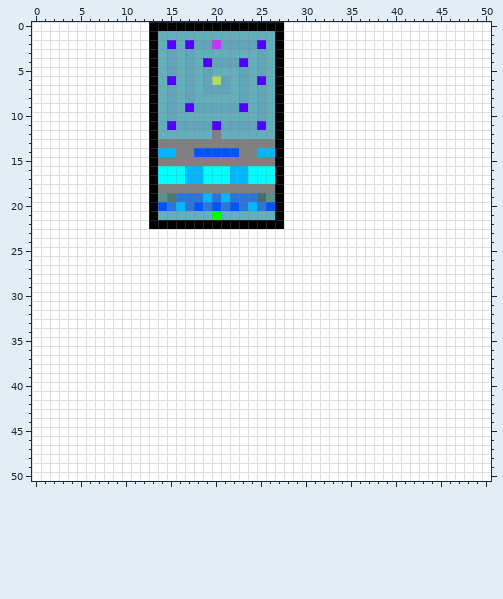
Pixel-art sprite, stored at Assets/GameData/Levels/Water_Sublevels/Painted_WaterLvls/water_lvl3.png. Above: the version before the commit.
The file is 51x51 pixels.
After:
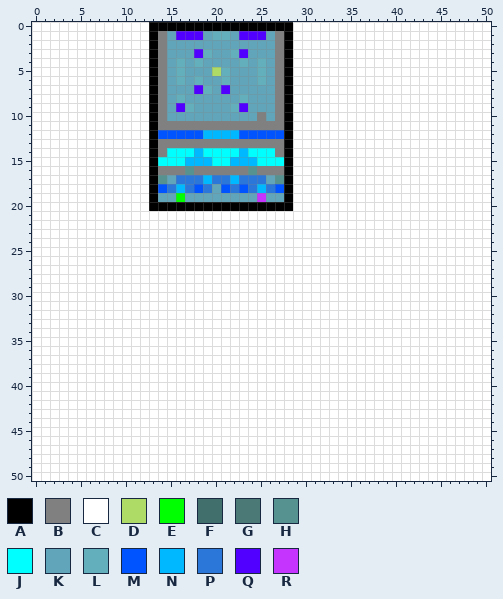
Palette (. is transparent): A #000000  B #808080  C #ffffff  D #addb65  E #00ff00  F #416f6c  G #4a7976  H #569390  J #00ffff  K #60a5ba  L #64afbc  M #0054ff  N #00b8ff  P #2b76d9  Q #5100ff  R #c534fe
Commit message: Ajustes balance grass (completo) y water (parcial)
The edit:
{"y":0,"x":28,"old":"C","new":"A"}
{"y":1,"x":14,"old":"LLLLLL","new":"BKQQQK"}
{"y":1,"x":22,"old":"LLLLLAC","new":"KQQQKBA"}
{"y":2,"x":14,"old":"LQLQ","new":"BKKK"}
{"y":2,"x":20,"old":"R","new":"K"}
{"y":2,"x":25,"old":"QLAC","new":"KKBA"}
{"y":3,"x":14,"old":"L","new":"B"}
{"y":3,"x":16,"old":"L","new":"K"}
{"y":3,"x":18,"old":"L","new":"Q"}
{"y":3,"x":20,"old":"LL","new":"KK"}
{"y":3,"x":23,"old":"LL","new":"QK"}
{"y":3,"x":26,"old":"LAC","new":"KBA"}
{"y":4,"x":14,"old":"L","new":"B"}
{"y":4,"x":19,"old":"Q","new":"K"}
{"y":4,"x":23,"old":"QLKLAC","new":"LKLKBA"}
{"y":5,"x":14,"old":"L","new":"B"}
{"y":5,"x":18,"old":"L","new":"K"}
{"y":5,"x":20,"old":"L","new":"D"}
{"y":5,"x":22,"old":"L","new":"K"}
{"y":5,"x":24,"old":"LKLAC","new":"KLKBA"}
{"y":6,"x":14,"old":"LQ","new":"BK"}
{"y":6,"x":20,"old":"DKL","new":"KLK"}
{"y":6,"x":24,"old":"LQLAC","new":"KLKBA"}
{"y":7,"x":14,"old":"L","new":"B"}
{"y":7,"x":16,"old":"L","new":"K"}
{"y":7,"x":18,"old":"LK","new":"QL"}
{"y":7,"x":21,"old":"KL","new":"QK"}
{"y":7,"x":24,"old":"L","new":"K"}
{"y":7,"x":26,"old":"LAC","new":"KBA"}
{"y":8,"x":14,"old":"L","new":"B"}
{"y":8,"x":18,"old":"LLLLLKL","new":"KKKKKLK"}
{"y":8,"x":26,"old":"LAC","new":"KBA"}
{"y":9,"x":14,"old":"L","new":"B"}
{"y":9,"x":16,"old":"LQ","new":"QL"}
{"y":9,"x":22,"old":"K","new":"L"}
{"y":9,"x":24,"old":"L","new":"K"}
{"y":9,"x":26,"old":"LAC","new":"KBA"}
{"y":10,"x":14,"old":"L","new":"B"}
{"y":10,"x":16,"old":"LLLLLLLLLKLAC","new":"KKKKKKKKKBKBA"}
{"y":11,"x":14,"old":"LQKKKKQKKKKQLAC","new":"BBBBBBBBBBBBBBA"}
{"y":12,"x":14,"old":"LLLLLLBLLLLLLAC","new":"MMMMMNNNNMMMMMA"}
{"y":13,"x":27,"old":"AC","new":"BA"}
{"y":14,"x":14,"old":"NNBBMMMMMBBNNAC","new":"BJJJNJJJJNJJJBA"}
{"y":15,"x":14,"old":"BBBBBBBBBBBBBAC","new":"JJJNNNJJNNNJJJA"}
{"y":16,"x":14,"old":"JJJNNJJJNNJJJAC","new":"BBBHBBBBBBHBBBA"}
{"y":17,"x":14,"old":"JJJNNJJJ","new":"HKPPPNPP"}
{"y":17,"x":23,"old":"NJJJAC","new":"PPPKHA"}
{"y":18,"x":14,"old":"BBBBBBBBBBBBBAC","new":"MPNPMPKMPMPNPMA"}
{"y":19,"x":14,"old":"HGPPPNPNPPPFHAC","new":"KKEKKKKKKKKRKKA"}
{"y":20,"x":14,"old":"MPNPMPMPMPNPM","new":"AAAAAAAAAAAAA"}
{"y":20,"x":28,"old":"C","new":"A"}
{"y":21,"x":13,"old":"ALLLLLLELLLLLLA","new":"CCCCCCCCCCCCCCC"}
{"y":22,"x":13,"old":"AAAAAAAAAAAAAAA","new":"CCCCCCCCCCCCCCC"}
{"label":"changed","picture_box":[149,22,293,229]}
